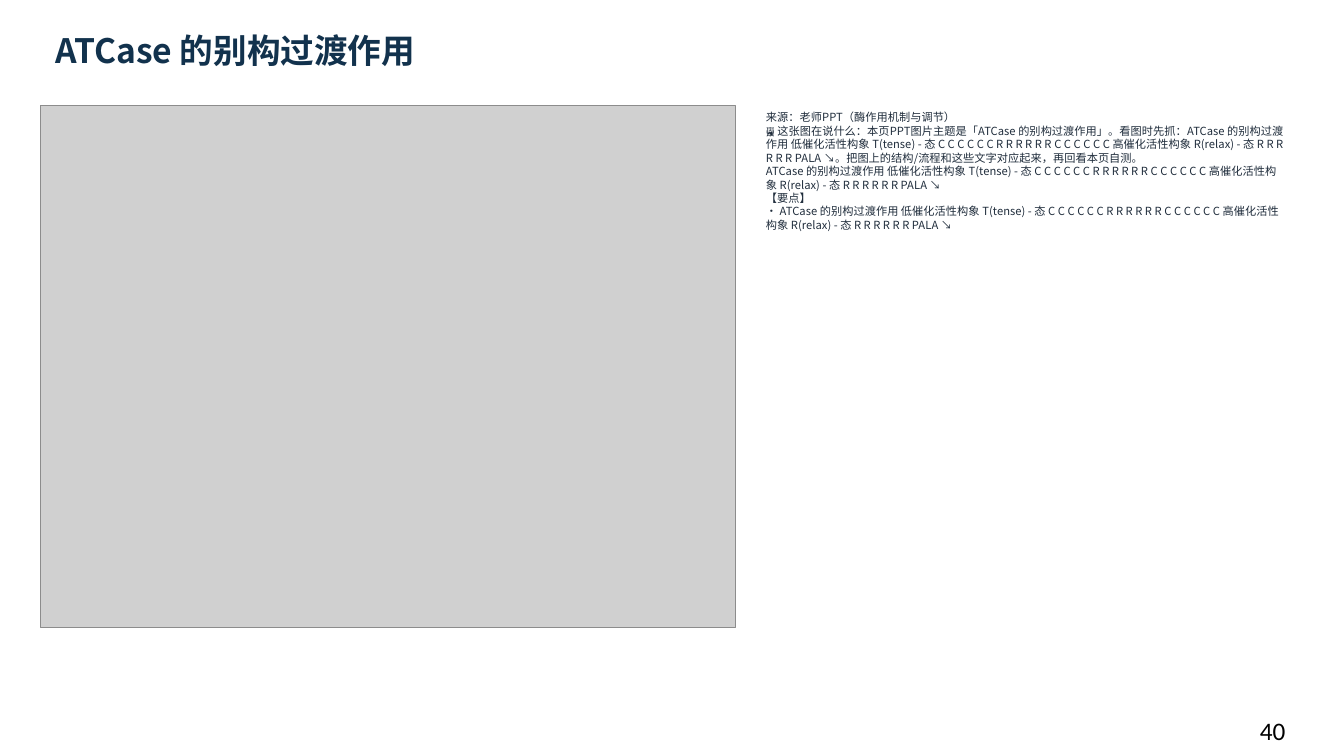
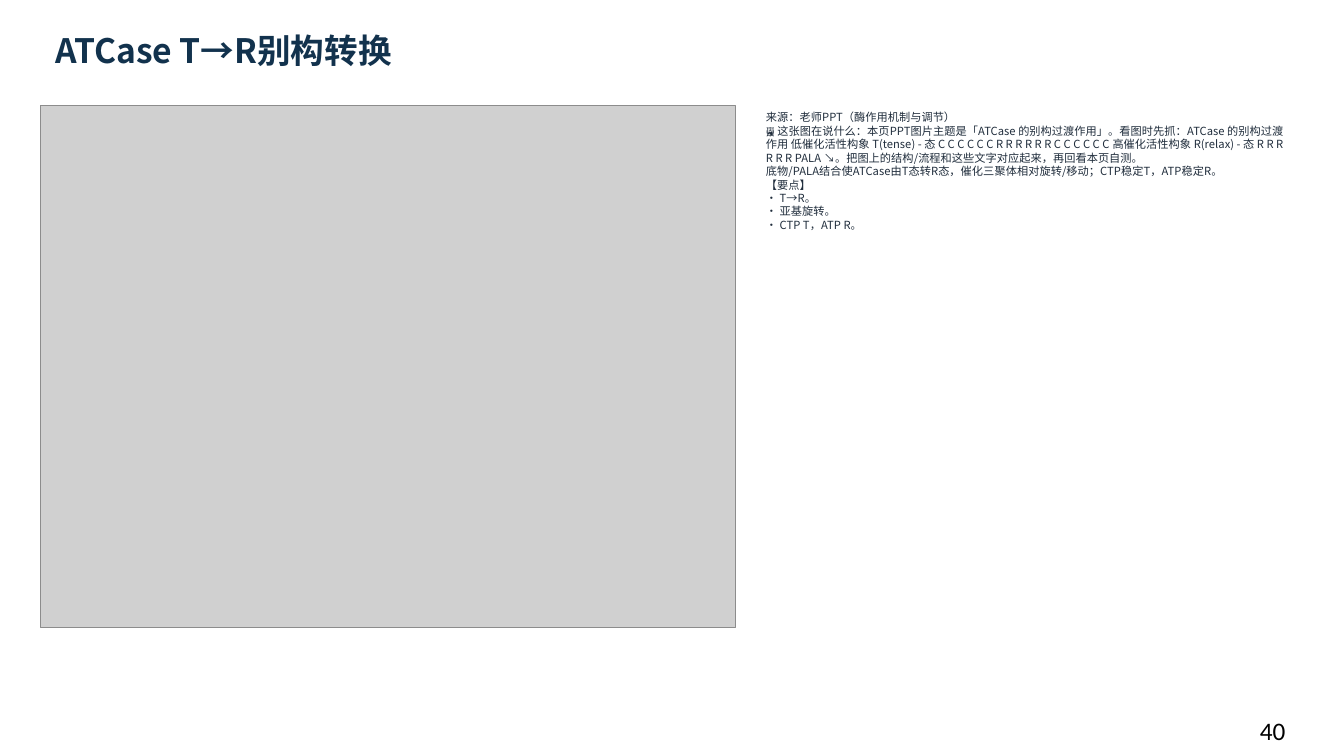
Before and after one commit to newkan-li/Biochemistry, a slide deck: slide 40 of downloads/bc08-ai-style.pptx. Drawn at 1344x756 pixels with LibreOffice and Linux fonts; fonts in the diff are those of the drawing; grey boxes stand for pictures. Boxes give left, top, right and bottom in pixels: in the first picture for what was removed or moved away, otherwise in the second. Text is boxed around its words. In the diff, an @@ line names an element or a change of style, - is before the commit and + after.

```diff
--- a/downloads/bc08-ai-style.pptx
+++ b/downloads/bc08-ai-style.pptx
@@ text at [55, 34, 392, 66]: text changed @@
-ATCase 的别构过渡作用
+ATCase T→R别构转换
@@ text at [766, 111, 1283, 230]: text changed @@
-来源：老师PPT（酶作用机制与调节）
-🖼 这张图在说什么：本页PPT图片主题是「ATCase 的别构过渡作用」。看图时先抓：ATCase 的别构过渡作用 低催化活性构象 T(tense) - 态 C C C C C C R R R R R R C C C C C C 高催化活性构象 R(relax) - 态 R R R R R R PALA ↘。把图上的结构/流程和这些文字对应起来，再回看本页自测。
-ATCase 的别构过渡作用 低催化活性构象 T(tense) - 态 C C C C C C R R R R R R C C C C C C 高催化活性构象 R(relax) - 态 R R R R R R PALA ↘
-【要点】
-• ATCase 的别构过渡作用 低催化活性构象 T(tense) - 态 C C C C C C R R R R R R C C C C C C 高催化活性构象 R(relax) - 态 R R R R R R PALA ↘
+来源：老师PPT（酶作用机制与调节）
+🖼 这张图在说什么：本页PPT图片主题是「ATCase 的别构过渡作用」。看图时先抓：ATCase 的别构过渡作用 低催化活性构象 T(tense) - 态 C C C C C C R R R R R R C C C C C C 高催化活性构象 R(relax) - 态 R R R R R R PALA ↘。把图上的结构/流程和这些文字对应起来，再回看本页自测。
+底物/PALA结合使ATCase由T态转R态，催化三聚体相对旋转/移动；CTP稳定T，ATP稳定R。
+【要点】
+• T→R。
+• 亚基旋转。
+• CTP T，ATP R。
```
Also in this commit, not shown: 41 other slides changed, 5 other files.
